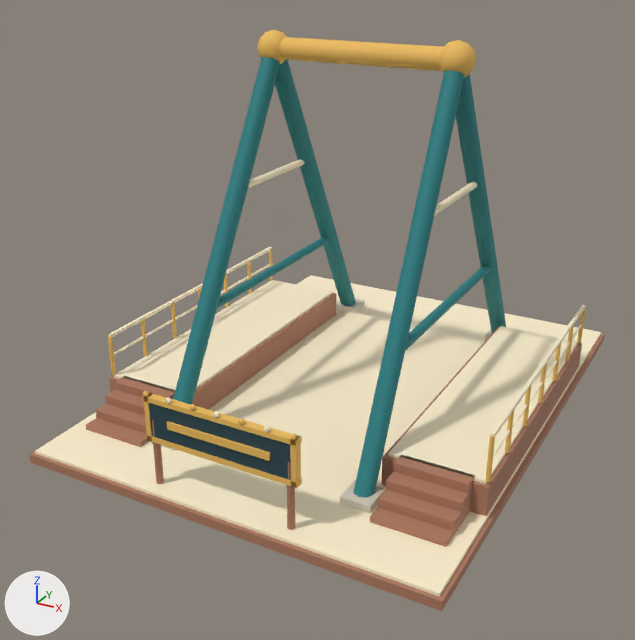
One commit to the glTF model games/brightway-park/public/art/models/ride_pirate.glb: the scene before it, then after it.
One viewpoint serves both versions: a 50 mm lens placed at (7.73, -15.79, 9.51), pointed at (-0.37, -1.07, 2.15). The lights are fixed; the arrows at lower left show +X, +Y and +Z. The older version comes first. Where no turn or scale is listed for an object, it has been applied to the vertices.

Before the edit, the objects in view are built like this:
```python
ob_ride_pirate_0 = bpy.data.objects.new('ride_pirate_0', me_mesh_0)
ob_ride_pirate_0.location = (0.0, 0.0, 0.0)
ob_ride_pirate_1 = bpy.data.objects.new('ride_pirate_1', me_mesh_1)
ob_ride_pirate_1.location = (0.0, 0.0, 0.0)
ob_ride_pirate_2 = bpy.data.objects.new('ride_pirate_2', me_mesh_2)
ob_ride_pirate_2.location = (0.0, 0.0, 0.0)
ob_ride_pirate_3 = bpy.data.objects.new('ride_pirate_3', me_mesh_3)
ob_ride_pirate_3.location = (0.0, 0.0, 0.0)
ob_ride_pirate_4 = bpy.data.objects.new('ride_pirate_4', me_mesh_4)
ob_ride_pirate_4.location = (0.0, 0.0, 0.0)
# also in view: 'ride_pirate_5' at (0.0, -5.2, 1.6)
```
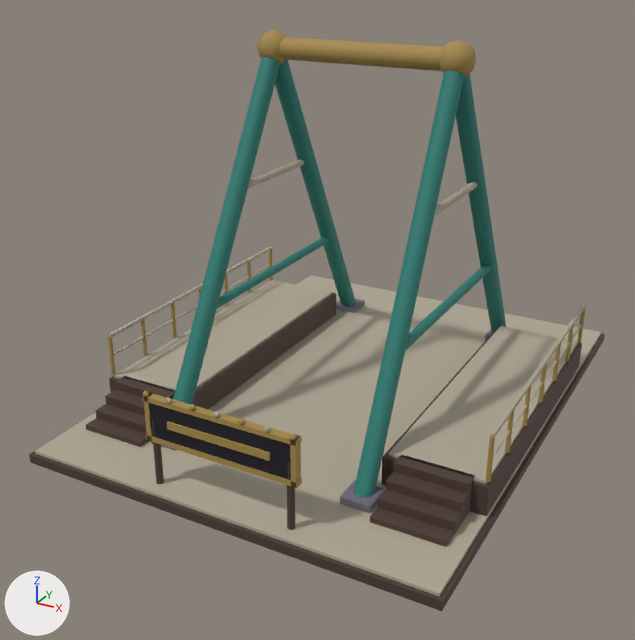
Where the change shows, as pixel boxes (x1, y1, x2, y2) in the pictures (635 x 640 px):
'ride_pirate_1', recoloured (beige to grey): (35, 159, 601, 597) in both
'ride_pirate_0', recoloured: (29, 293, 605, 611) in both
'ride_pirate_2', recoloured: (108, 30, 586, 488) in both
'ride_pirate_4', recoloured: (151, 299, 492, 513) in both

Diff of the bpy script that builds the scene:
```diff
--- a/games/brightway-park/public/art/models/ride_pirate.glb.py
+++ b/games/brightway-park/public/art/models/ride_pirate.glb.py
@@ mat_material_0 @@
 mat_material_0 = principled_material('Material_0')
-mat_material_0.base_color = (0.418, 0.191, 0.117)  # brown #ad7960
+mat_material_0.base_color = (0.0742, 0.0437, 0.0331)  # brown #4d3b33
 mat_material_0.roughness = 0.72
@@ mat_material_1 @@
 mat_material_1 = principled_material('Material_1')
-mat_material_1.base_color = (1.0, 0.88, 0.624)  # beige #fff1cf
+mat_material_1.base_color = (0.44, 0.392, 0.301)  # grey #b1a895
 mat_material_1.roughness = 0.72
@@ mat_material_2 @@
 mat_material_2 = principled_material('Material_2')
-mat_material_2.base_color = (0.847, 0.503, 0.107)  # orange #edbc5c
+mat_material_2.base_color = (0.381, 0.254, 0.0685)  # brown #a68a4a
 mat_material_2.roughness = 0.72
@@ mat_material_4 @@
 mat_material_4 = principled_material('Material_4')
-mat_material_4.base_color = (0.624, 0.571, 0.468)  # pale yellow #cfc7b6
+mat_material_4.base_color = (0.156, 0.144, 0.195)  # grey #6e6a7a
 mat_material_4.roughness = 0.72
```
